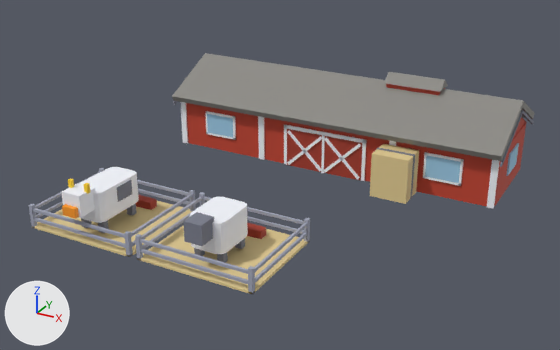
One commit to the Blender file assets/managed-models/buildings/livestock-farm-2x2-t2-tone-a/livestock-farm-2x2-t2-tone-a.blend: the scene before it, then after it.
Camera for both pictures: a camera (50 mm lens) standing at (1.72, -3.29, 1.74) and looking at (-0.05, -0.08, 0.13). Every picture has the same lights, and +X, +Y and +Z are marked at lower left. The older version comes first.

Script lines for the objects in view, before the commit:
```python
me_livestock_farm_2x2_t2_tone_a = bpy.data.meshes.new('livestock-farm-2x2-t2-tone-a')
me_livestock_farm_2x2_t2_tone_a.from_pydata(...)  # 696 vertices, 508 faces; spans x -0.99..0.99, y -0.98..1.02, z 0.0..0.54
me_livestock_farm_2x2_t2_tone_a.materials.append(mat_m_livestock_farm_2x2_t2_tone_a)
ob_livestock_farm_2x2_t2_tone_a = bpy.data.objects.new('livestock-farm-2x2-t2-tone-a', me_livestock_farm_2x2_t2_tone_a)
ob_livestock_farm_2x2_t2_tone_a.location = (0.0, 0.0, 0.0)
```
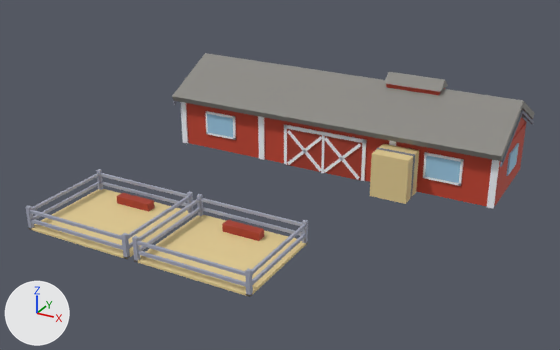
What the commit changed:
me_livestock_farm_2x2_t2_tone_a is used by ob_livestock_farm_2x2_t2_tone_a; location (0.0, 0.0, 0.0).
me_livestock_farm_2x2_t2_tone_a had 696 vertices, 508 faces and spanned x -0.99..0.99, y -0.98..1.02, z 0.0..0.54.
me_livestock_farm_2x2_t2_tone_a now has 536 vertices, 396 faces and spans x -0.99..0.99, y -0.96..1.02, z 0.0..0.54.
me_livestock_farm_2x2_t2_tone_a part 1: 17 loose pieces with 168 vertices, spanning x -0.73..0.1, y -0.98..-0.43, z 0.01..0.29, are deleted.
Part 2, on me_livestock_farm_2x2_t2_tone_a:
19 vertices are removed from x -0.94..0.3, y -0.94..-0.42, z 0.0..0.1.
113 faces are deleted.
56 vertices in x -0.94..0.3, y -0.92..-0.42, z 0.0..0.12 move by (0.0, -0.04, 0.0).
40 vertices in x -0.94..-0.34, y -0.94..-0.42, z 0.0..0.1 move by (0.0, -0.02, 0.0).
8 vertices in x -0.74..-0.54, y -0.52..-0.47, z 0.01..0.05 move by (0.0, -0.03, 0.0).
53 vertices move from x -0.93..0.3, y -0.96..-0.42, z 0.0..0.29 to x -0.93..0.3, y -0.95..-0.44, z 0.01..0.1.
19 vertices are added at x -0.94..0.3, y -0.96..-0.44, z 0.0..0.1.
8 new vertices lie (0.0, 0.0, -0.12) away from vertices in x -0.94..0.3, y -0.92..-0.42, z 0.12.
119 new faces join them.
me_livestock_farm_2x2_t2_tone_a part 3: 12 kept faces spanning x -0.3..-0.28, y -0.95..-0.45, z 0.04..0.1 get new texture (UV) coordinates.
Other edits to the shape of me_livestock_farm_2x2_t2_tone_a do not show in these pictures.

Pixel boxes [x1, y1, x2, y2] of what changed, in the pictures (560 x 350 px; the box of a moved part takes in the faces that stretch with it):
'livestock-farm-2x2-t2-tone-a', reshaped
    before: [29, 53, 534, 295]
    after: [25, 53, 534, 297]
part 1 of me_livestock_farm_2x2_t2_tone_a, deleted
    before: [62, 167, 266, 262]
part 2 of me_livestock_farm_2x2_t2_tone_a, moved or reshaped
    before: [29, 168, 310, 295]
    after: [25, 169, 308, 297]
part 3 of me_livestock_farm_2x2_t2_tone_a, surface changed
    before: [62, 183, 95, 217]
    after: [139, 198, 200, 251]
